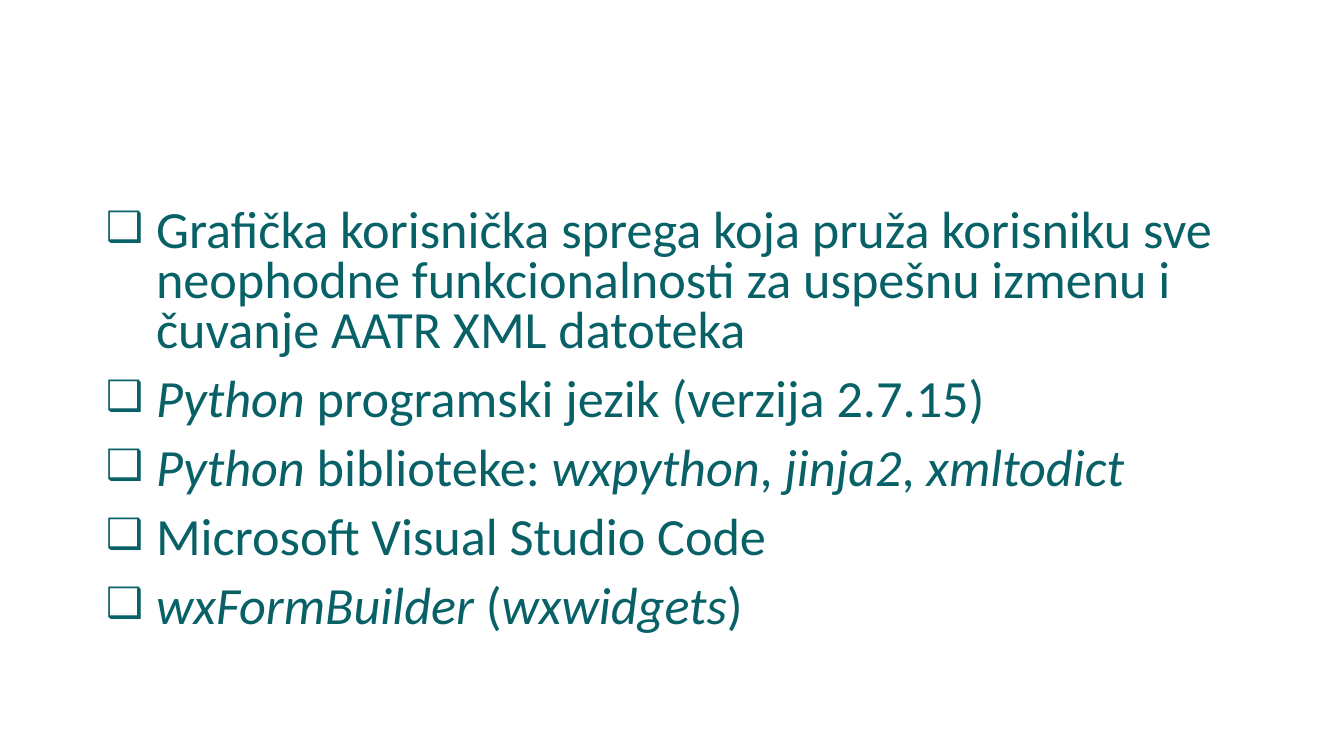
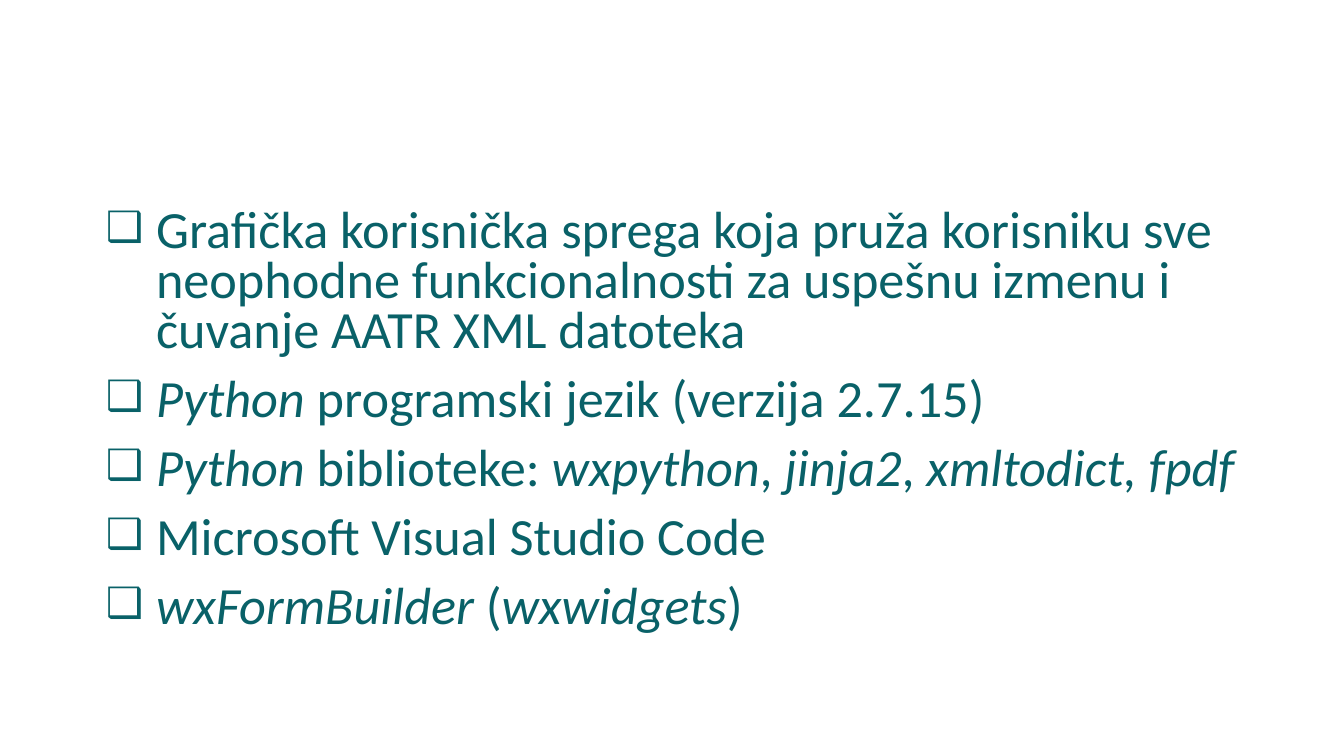
Before and after one commit to stojans/diplomski, a slide deck: slide 6 of Stefan_Stojanovic_Bsc_ppt.pptx. Drawn at 1344x756 pixels with LibreOffice and Linux fonts; fonts in the diff are those of the drawing; background and template pictures are left out. Boxes give left, top, right and bottom in pixels: in the first picture for what was removed or moved away, otherwise in the second. Text is boxed around its words. In the diff, an @@ line names an element or a change of style, - is before the commit and + after.

```diff
--- a/Stefan_Stojanovic_Bsc_ppt.pptx
+++ b/Stefan_Stojanovic_Bsc_ppt.pptx
@@ text at (x1=156, y1=449, x2=1235, y2=495): text changed @@
-❑ Python biblioteke: wxpython, jinja2, xmltodict
+❑ Python biblioteke: wxpython, jinja2, xmltodict, fpdf
```
Also in this commit, not shown: 3 other slides changed, 4 slides added.
